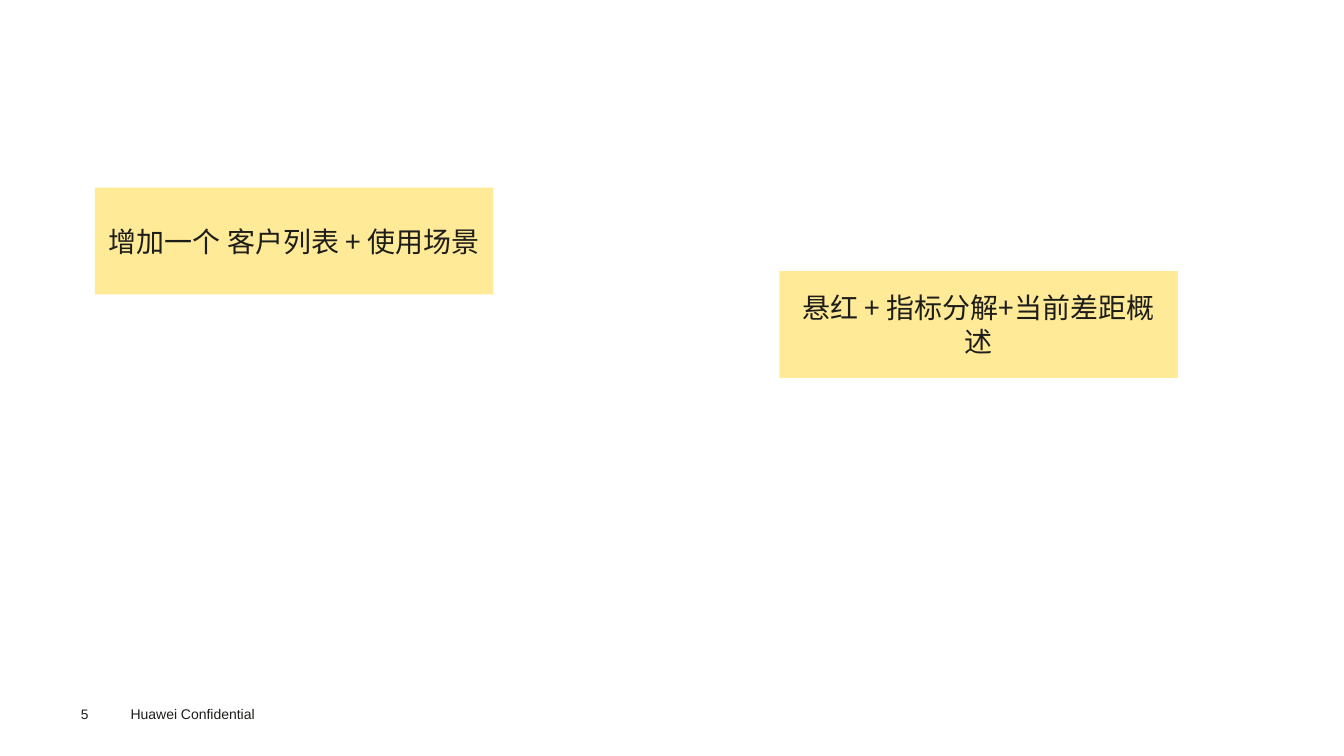
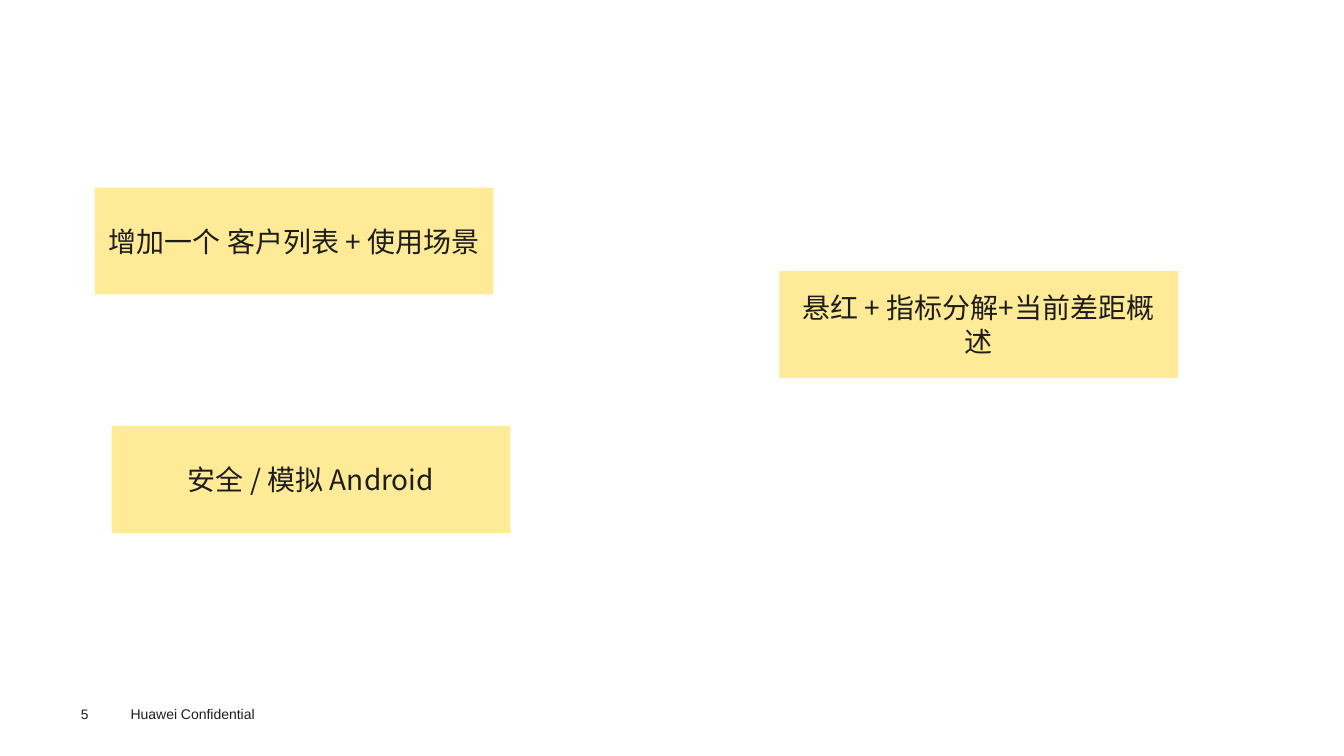
Before and after one commit to sui-zhiyuan/mindvault, a slide deck: slide 5 of slides/Rust_planning.pptx. Drawn at 1344x756 pixels with LibreOffice and Linux fonts; fonts in the diff are those of the drawing; background and template pictures are left out. Boxes give left, top, right and bottom in pixels: in the first picture for what was removed or moved away, otherwise in the second. Text is boxed around its words. In the diff, an @@ line names an element or a change of style, - is before the commit and + after.

```diff
--- a/slides/Rust_planning.pptx
+++ b/slides/Rust_planning.pptx
@@ rectangle added at box(112, 426, 511, 533), fill #FFEA98, 20 pt, text #1D1D1A @@
+安全 / 模拟 Android
```
Also in this commit, not shown: 6 other slides changed, 3 slides added, 2 slides removed.
